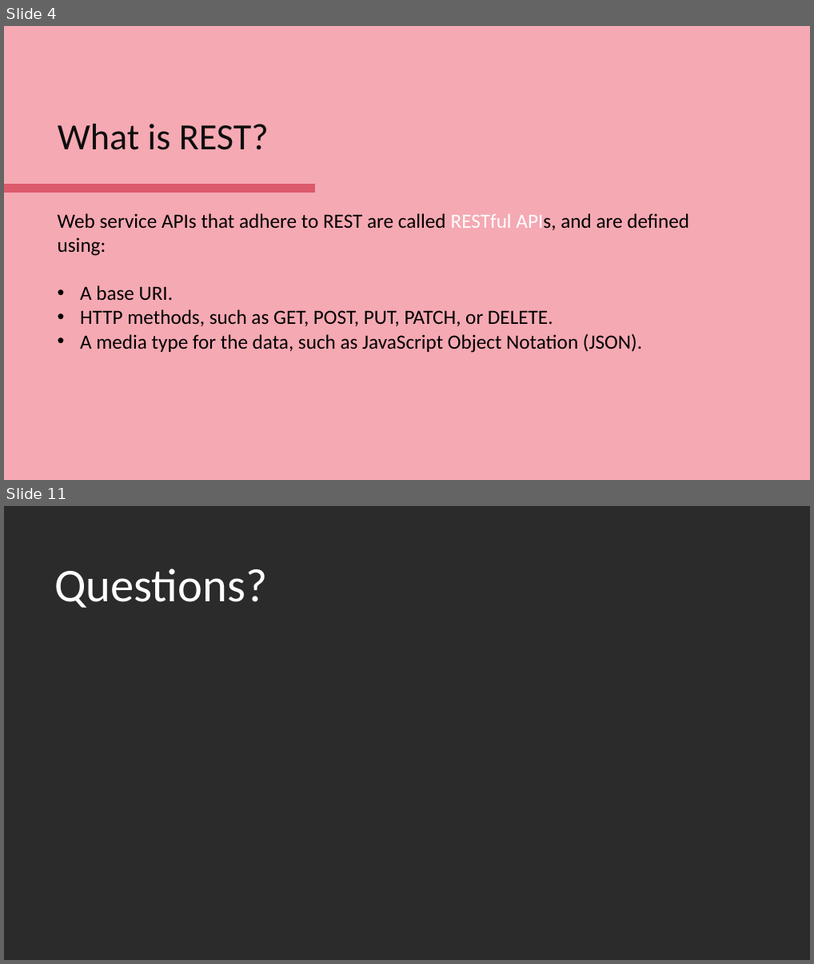
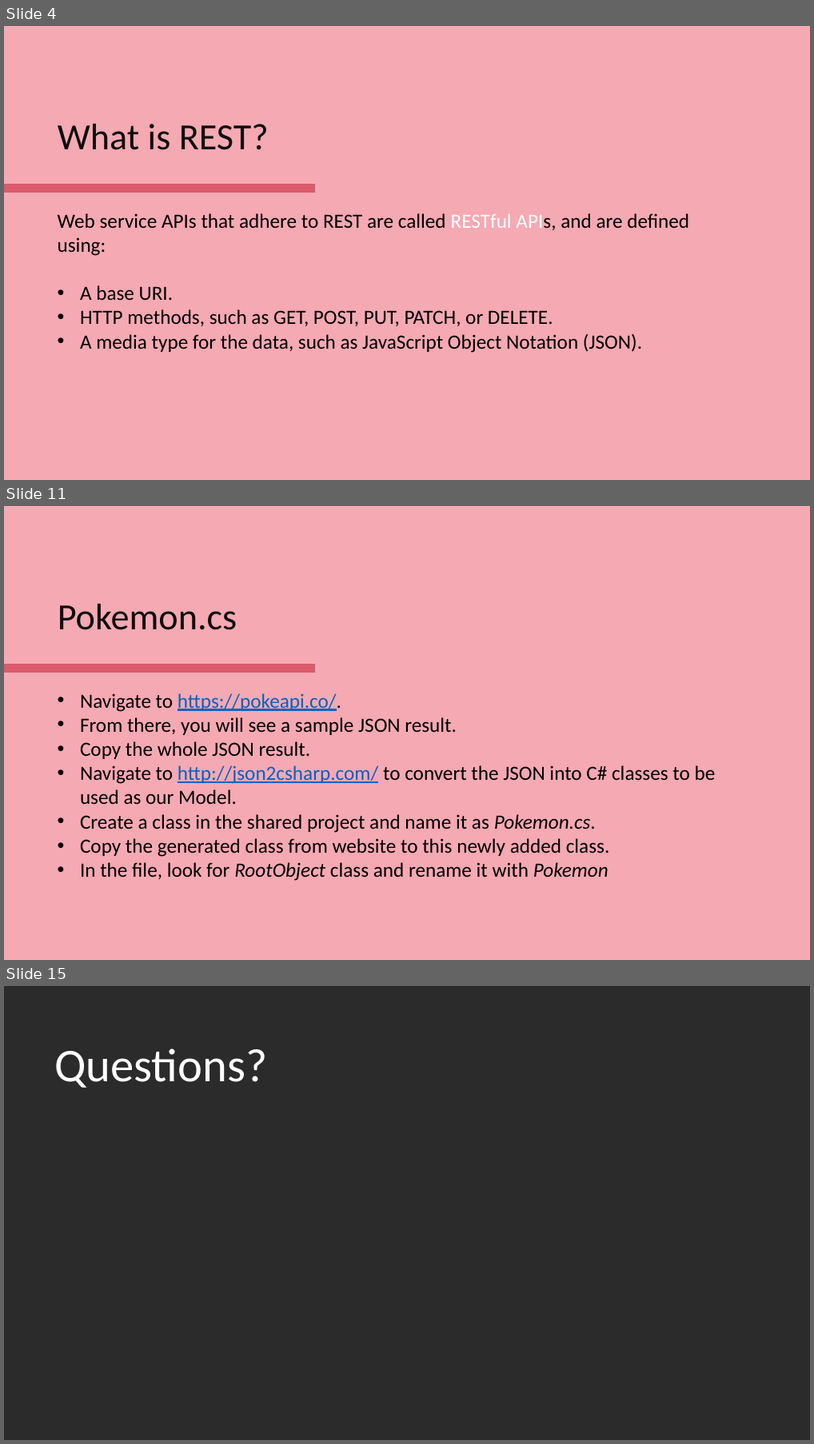
Before and after one commit to HopePH/Playground, a slide deck: PPT/WorkShop/REST Service.pptx. Shown one above the other, each under a label of ours: slides 4 and 11 before the commit, slides 4, 11 and 15 after it; the slides between them are not shown. The pictures are 814x964 and 814x1444 pixels, drawn with LibreOffice and Linux fonts; fonts in the diff are those of the drawing; background and template pictures are left out; a plain dark background stands for a picture behind light text. Boxes give left, top, right and bottom in pixels: in the first picture for what was removed or moved away, otherwise in the second. Text is boxed around its words. In the diff, an @@ line names an element or a change of style, - is before the commit and + after.

```diff
--- a/PPT/WorkShop/REST Service.pptx
+++ b/PPT/WorkShop/REST Service.pptx
@@ slide 11 added at (4,506,810,960), background #F5A9B3 @@
@@ title added at (58,604,237,630), 44 pt, text #0D0D0D @@
+Pokemon.cs
@@ line added from (4, 668) to (315, 668), #DB5A6B 10 pt @@
@@ text added at (80,693,716,880), 24 pt, text #000000 @@
+• Navigate to https://pokeapi.co/.
+• From there, you will see a sample JSON result.
+• Copy the whole JSON result.
+• Navigate to http://json2csharp.com/ to convert the JSON into C# classes to be used as our Model.
+• Create a class in the shared project and name it as Pokemon.cs.
+• Copy the generated class from website to this newly added class.
+• In the file, look for RootObject class and rename it with Pokemon
@@ what was slide 11 is now slide 15 @@
```
Also in this commit, not shown: 2 slides changed, 8 other slides added, 5 slides removed.
